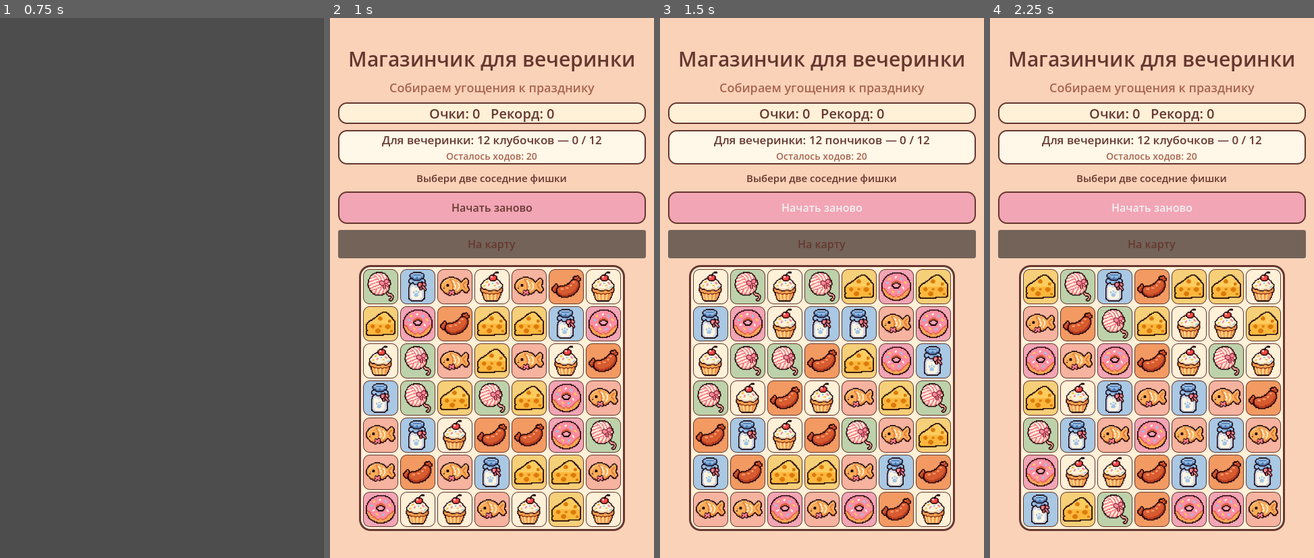
Above: before the commit, frames 1-4 (left to right).
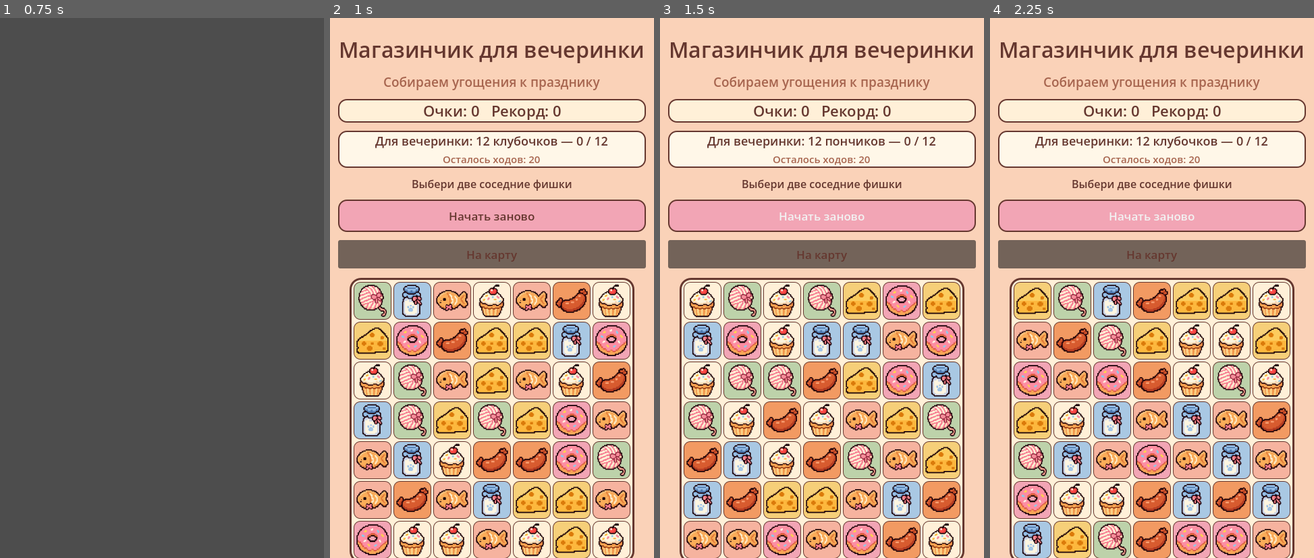
Above: after the commit, the same moments.

Repository: ArinaPig/Meown
Game: Godot game, scene res://scenes/map/WorldMap.tscn
Same seed, same stepped clock (60 frames per second), same inputs: the game is played once before the commit and once after it.
Inputs:
- Up to frame 1 (0.75 s): click "МАГАЗИН Три в ряд" at 0.5 s
- Up to frame 2 (1 s): no input
- Up to frame 3 (1.5 s): click "Начать заново" at 1.25 s
- Up to frame 4 (2.25 s): click "Начать заново" at 2 s

Frame 1 is identical in both runs. In frame 2, 55% of the frame differs, in the area x 2-98%, y 4-100%; in frame 3, 55%; in frame 4, 54%.

Commit message:
fix: center match-3 board on tablets and enlarge phone layout

Diff:
--- a/scenes/minigames/match3/Match3.gd
+++ b/scenes/minigames/match3/Match3.gd
@@ -49,9 +49,10 @@
 var moves_label: Label
 var hint_label: Label
 var grid: GridContainer
-var ui_grid: GridContainer
+var ui_grid: BoxContainer
 var info_column: VBoxContainer
 var board_panel: PanelContainer
+var landscape_balance_spacer: Control
 var title_label: Label
 var subtitle_label: Label
 
@@ -76,12 +77,11 @@
 	margins.add_theme_constant_override("margin_bottom", 24)
 	add_child(margins)
 
-	ui_grid = GridContainer.new()
-	ui_grid.columns = 1
-	ui_grid.add_theme_constant_override("h_separation", 18)
-	ui_grid.add_theme_constant_override("v_separation", 10)
+	ui_grid = BoxContainer.new()
+	ui_grid.vertical = true
+	ui_grid.add_theme_constant_override("separation", 14)
 	ui_grid.size_flags_horizontal = Control.SIZE_EXPAND_FILL
-	ui_grid.size_flags_vertical = Control.SIZE_EXPAND_FILL
+	ui_grid.size_flags_vertical = Control.SIZE_SHRINK_CENTER
 	margins.add_child(ui_grid)
 
 	info_column = VBoxContainer.new()
@@ -167,6 +167,12 @@
 	board_style.content_margin_bottom = 6
 	board_panel.add_theme_stylebox_override("panel", board_style)
 	ui_grid.add_child(board_panel)
+
+	landscape_balance_spacer = Control.new()
+	landscape_balance_spacer.custom_minimum_size = Vector2.ZERO
+	landscape_balance_spacer.size_flags_horizontal = Control.SIZE_SHRINK_BEGIN
+	landscape_balance_spacer.mouse_filter = Control.MOUSE_FILTER_IGNORE
+	ui_grid.add_child(landscape_balance_spacer)
 
 	grid = GridContainer.new()
 	grid.columns = BOARD_SIZE
@@ -221,36 +227,38 @@
 
 	var landscape_tablet := viewport_size.x > viewport_size.y and viewport_size.x >= 700.0
 	var large_portrait_tablet := viewport_size.y >= 1000.0 and viewport_size.x >= 650.0
-	ui_grid.columns = 2 if landscape_tablet else 1
-	ui_grid.add_theme_constant_override("h_separation", 28 if landscape_tablet else 10)
-	ui_grid.add_theme_constant_override("v_separation", 14 if large_portrait_tablet else 10)
+	ui_grid.vertical = not landscape_tablet
+	ui_grid.add_theme_constant_override("separation", 22 if landscape_tablet else (18 if large_portrait_tablet else 14))
+	ui_grid.size_flags_horizontal = Control.SIZE_SHRINK_CENTER if landscape_tablet else Control.SIZE_EXPAND_FILL
 	ui_grid.size_flags_vertical = Control.SIZE_SHRINK_CENTER
-	ui_grid.size_flags_horizontal = Control.SIZE_EXPAND_FILL
-
-	var info_width := 350.0 if landscape_tablet else 0.0
+	landscape_balance_spacer.visible = landscape_tablet
+
+	var info_width := 240.0 if landscape_tablet else 0.0
 	info_column.custom_minimum_size = Vector2(info_width, 0.0)
-	info_column.add_theme_constant_override("separation", 14 if viewport_size.x >= 650.0 else 9)
+	info_column.size_flags_horizontal = Control.SIZE_SHRINK_BEGIN if landscape_tablet else Control.SIZE_EXPAND_FILL
+	info_column.add_theme_constant_override("separation", 8 if landscape_tablet else (14 if large_portrait_tablet else 12))
+	landscape_balance_spacer.custom_minimum_size = Vector2(info_width, 0.0) if landscape_tablet else Vector2.ZERO
 	board_panel.size_flags_horizontal = Control.SIZE_SHRINK_CENTER
 	board_panel.size_flags_vertical = Control.SIZE_SHRINK_CENTER
 
-	var scale_factor := clampf(minf(viewport_size.x / 480.0, viewport_size.y / 800.0), 0.78, 1.35)
+	var scale_factor := clampf(minf(viewport_size.x / 400.0, viewport_size.y / 740.0), 0.9, 1.45)
 	var title_size := 30.0 * scale_factor
 	var subtitle_size := 18.0 * scale_factor
 	var score_size := 20.0 * scale_factor
 	var task_size := 17.0 * scale_factor
 	var small_size := 15.0 * scale_factor
 	if landscape_tablet:
-		title_size = 34.0
-		subtitle_size = 21.0
-		score_size = 23.0
-		task_size = 20.0
-		small_size = 18.0
+		title_size = 25.0
+		subtitle_size = 16.0
+		score_size = 18.0
+		task_size = 16.0
+		small_size = 15.0
 	elif large_portrait_tablet:
-		title_size = 38.0
-		subtitle_size = 23.0
-		score_size = 25.0
-		task_size = 21.0
-		small_size = 19.0
+		title_size = 42.0
+		subtitle_size = 25.0
+		score_size = 27.0
+		task_size = 23.0
+		small_size = 21.0
 
 	title_label.add_theme_font_size_override("font_size", roundi(title_size))
 	subtitle_label.add_theme_font_size_override("font_size", roundi(subtitle_size))
@@ -264,10 +272,11 @@
 
 	var available_board_size: float
 	if landscape_tablet:
-		available_board_size = minf(viewport_size.y - 56.0, viewport_size.x - info_width - 100.0)
+		available_board_size = minf(viewport_size.y - 230.0, viewport_size.x - info_width * 2.0 - 100.0)
 	else:
-		var reserved_vertical := 390.0 if viewport_size.y < 1000.0 else 500.0
-		available_board_size = minf(viewport_size.x - 36.0, viewport_size.y - reserved_vertical)
+		var horizontal_margin := 20.0 if viewport_size.x < 420.0 else 36.0
+		var reserved_vertical := 360.0 if viewport_size.y < 1000.0 else 500.0
+		available_board_size = minf(viewport_size.x - horizontal_margin, viewport_size.y - reserved_vertical)
 
 	var tile_size := clampf(floorf((available_board_size - 24.0 - (BOARD_SIZE - 1) * 3.0) / BOARD_SIZE), 30.0, 96.0)
 	for row in tile_buttons:
